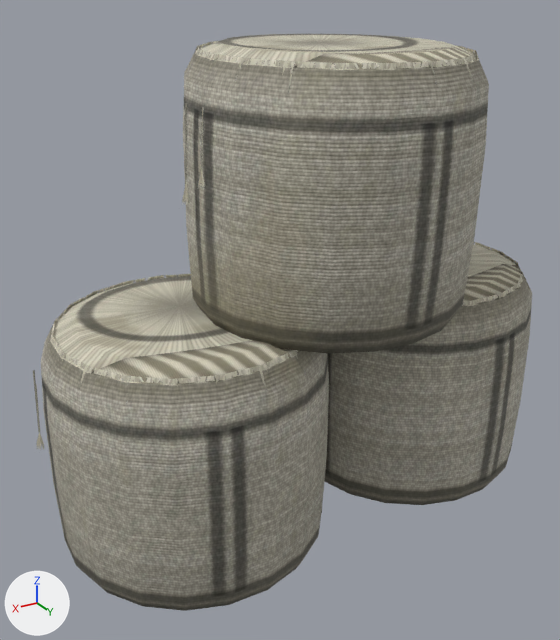
The glTF model public/models/komodaru.glb, before and after one commit.
Rendered twice from a 50 mm camera at (0.75, 1.157, 0.95) aimed at (0.073, 0.03, 0.386). Every picture has the same lights, and +X, +Y and +Z are marked at lower left. The picture after the commit comes second. Where no turn or scale is listed for an object, it has been applied to the vertices. Vertices at exactly the same position are counted once.

Objects in the first picture: 'KomoCards', 'KomoLid', 'KomoStraw'.
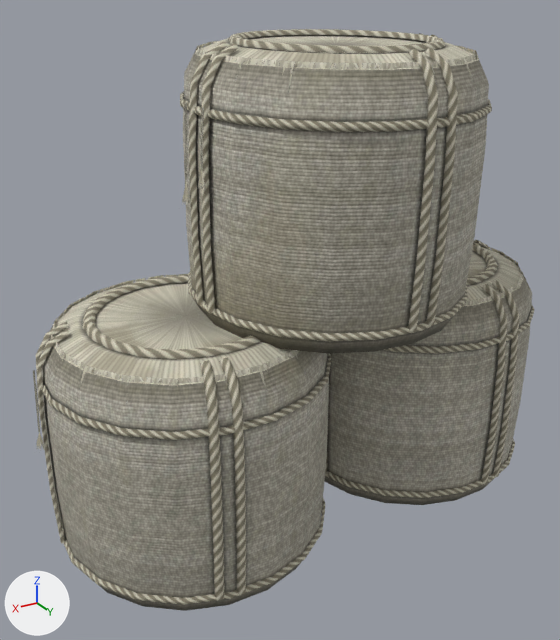
What differs and where, as boxes (x1, y1, x2, y2) in the pictures (560 x 640 px):
'KomoLid', reshaped (63% taller): before (50, 34, 525, 386); after (36, 29, 535, 605)
part 1 of me_komolid, added: after (36, 29, 535, 605)
part 2 of me_komolid, surface changed: (53, 35, 525, 385) in both

The change in detail:
me_komolid is used by ob_komolid; location (-0.257, 0.0, 0.0).
me_komolid had 180 vertices, 294 faces and spanned x -0.222..0.739, y -0.223..0.304, z 0.418..0.872.
me_komolid now has 1332 vertices, 1914 faces and spans x -0.257..0.772, y -0.25..0.334, z 0.024..0.88.
me_komolid part 1: 1152 vertices added at x -0.257..0.772, y -0.25..0.334, z 0.024..0.88.
me_komolid part 2: 288 kept faces spanning x -0.222..0.739, y -0.223..0.304, z 0.418..0.872 get new texture (UV) coordinates.
